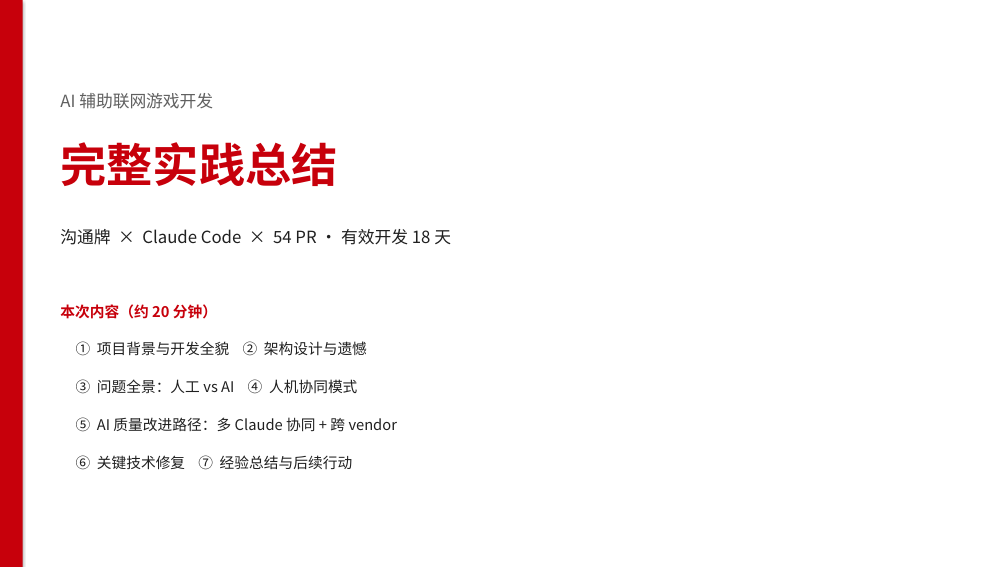
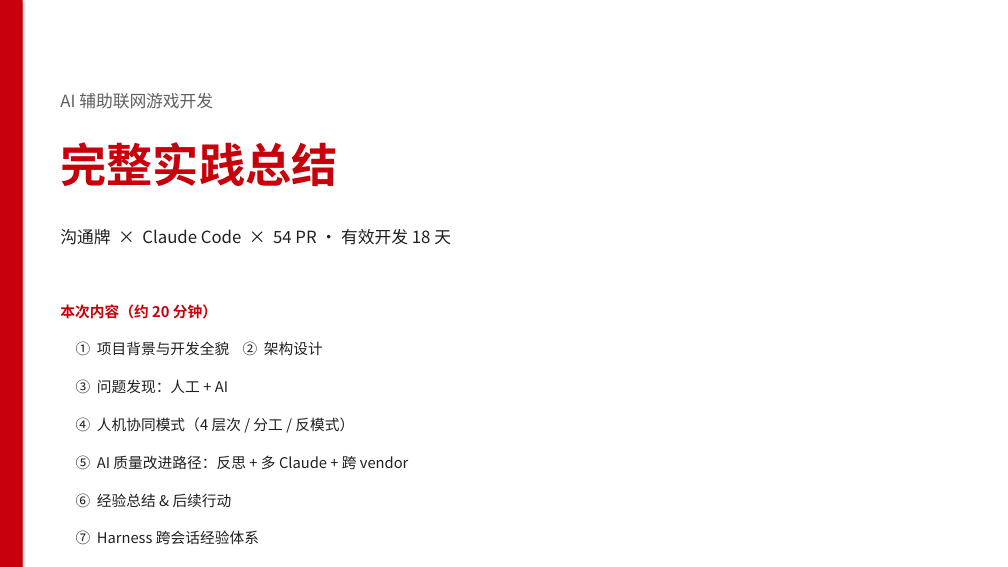
Before and after one commit to berming/AndroidAPP, a slide deck: slide 1 of docs/dev_summary.pptx. Drawn at 1008x567 pixels with LibreOffice and Linux fonts; fonts in the diff are those of the drawing. Boxes give left, top, right and bottom in pixels: in the first picture for what was removed or moved away, otherwise in the second. Text is boxed around its words. In the diff, an @@ line names an element or a change of style, - is before the commit and + after.

```diff
--- a/docs/dev_summary.pptx
+++ b/docs/dev_summary.pptx
@@ text at [76, 341, 323, 356]: text changed @@
-① 项目背景与开发全貌 ② 架构设计与遗憾
+① 项目背景与开发全貌 ② 架构设计
@@ text at [76, 379, 228, 394]: text changed @@
-③ 问题全景：人工 vs AI ④ 人机协同模式
+③ 问题发现：人工 + AI
@@ text at [76, 417, 354, 432]: text changed @@
-⑤ AI 质量改进路径：多 Claude 协同 + 跨 vendor
+④ 人机协同模式（4 层次 / 分工 / 反模式）
@@ text at [76, 455, 408, 470]: text changed @@
-⑥ 关键技术修复 ⑦ 经验总结与后续行动
+⑤ AI 质量改进路径：反思 + 多 Claude + 跨 vendor
@@ text added at [76, 493, 232, 508], 14 pt, text #202020 @@
+⑥ 经验总结 & 后续行动
@@ text added at [76, 530, 259, 545], 14 pt, text #202020 @@
+⑦ Harness 跨会话经验体系
```
Also in this commit, not shown: 9 other slides changed, 6 slides removed, 1 other file.
